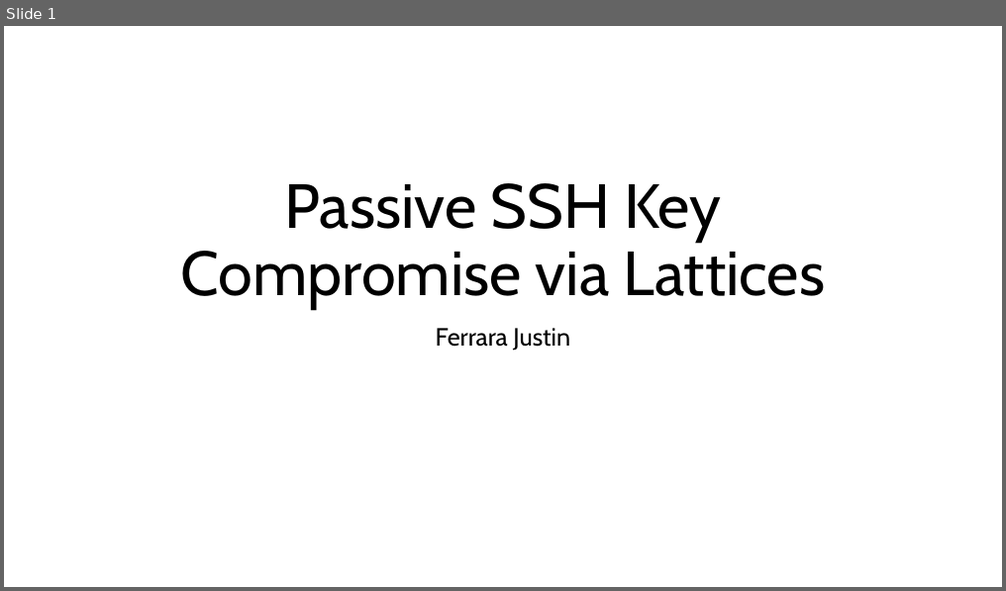
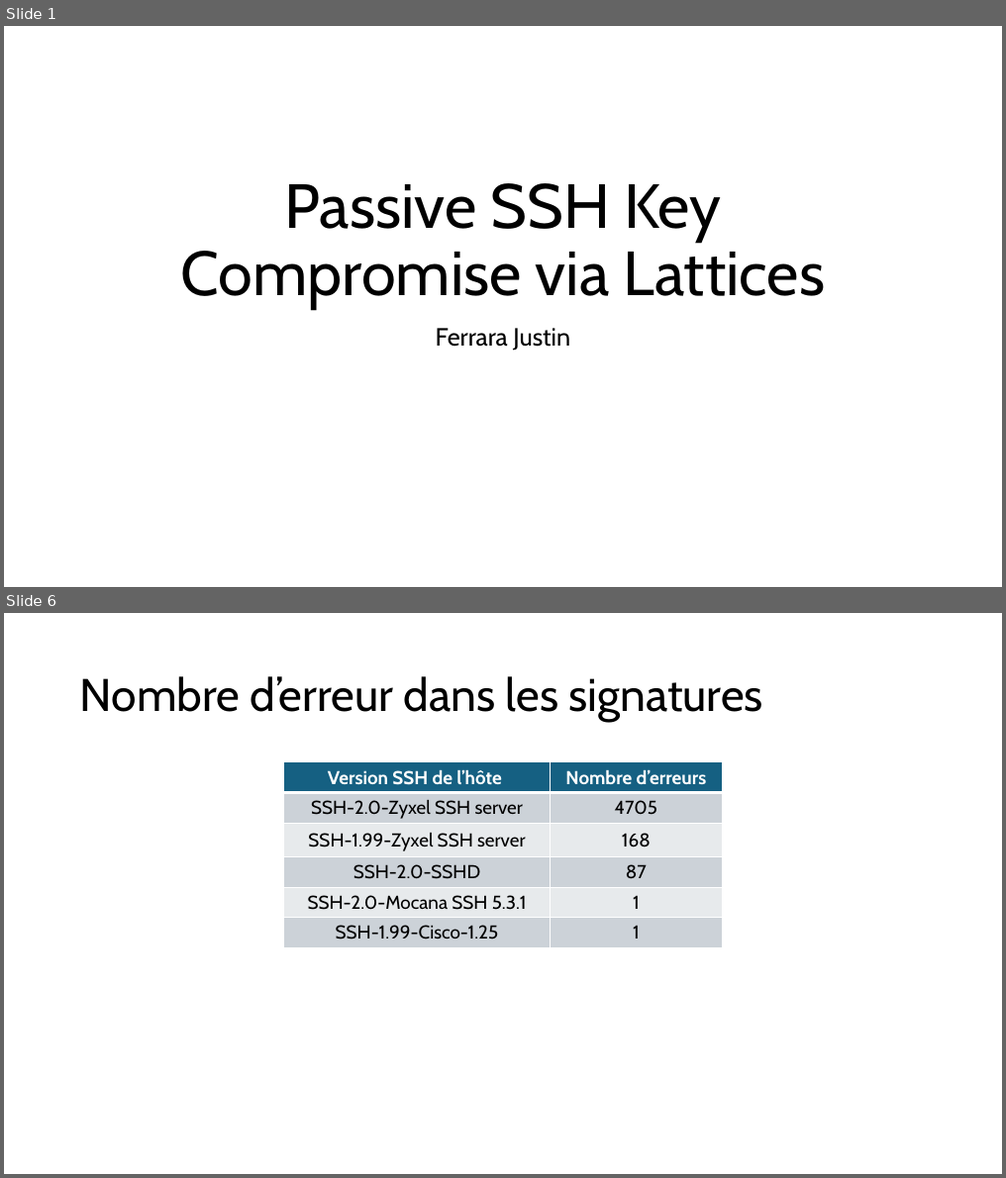
Before and after one commit to JustinFerrara14/SSE, a slide deck: SSELaticeAttackFerrara.pptx. Shown one above the other, each under a label of ours: slide 1 before the commit, slides 1 and 6 after it; the slides between them are not shown. The pictures are 1006x591 and 1006x1178 pixels, drawn with LibreOffice and Linux fonts; fonts in the diff are those of the drawing. Boxes give left, top, right and bottom in pixels: in the first picture for what was removed or moved away, otherwise in the second. Text is boxed around its words. In the diff, an @@ line names an element or a change of style, - is before the commit and + after.

```diff
--- a/SSELaticeAttackFerrara.pptx
+++ b/SSELaticeAttackFerrara.pptx
@@ slide 6 added at (x1=4, y1=613, x2=1002, y2=1174), background #FFFFFF @@
@@ title added at (x1=80, y1=676, x2=763, y2=722), 44 pt, text #000000 @@
+Nombre d’erreur dans les signatures
@@ table added at (x1=284, y1=762, x2=722, y2=949), 6 rows, 2 columns @@
+Version SSH de l’hôte | Nombre d’erreurs
+SSH-2.0-Zyxel SSH server | 4705
+SSH-1.99-Zyxel SSH server | 168
+SSH-2.0-SSHD | 87
+SSH-2.0-Mocana SSH 5.3.1 | 1
+SSH-1.99-Cisco-1.25 | 1
```
Also in this commit, not shown: 3 slides changed, 14 other slides added, 5 slides removed, 2 other files.
